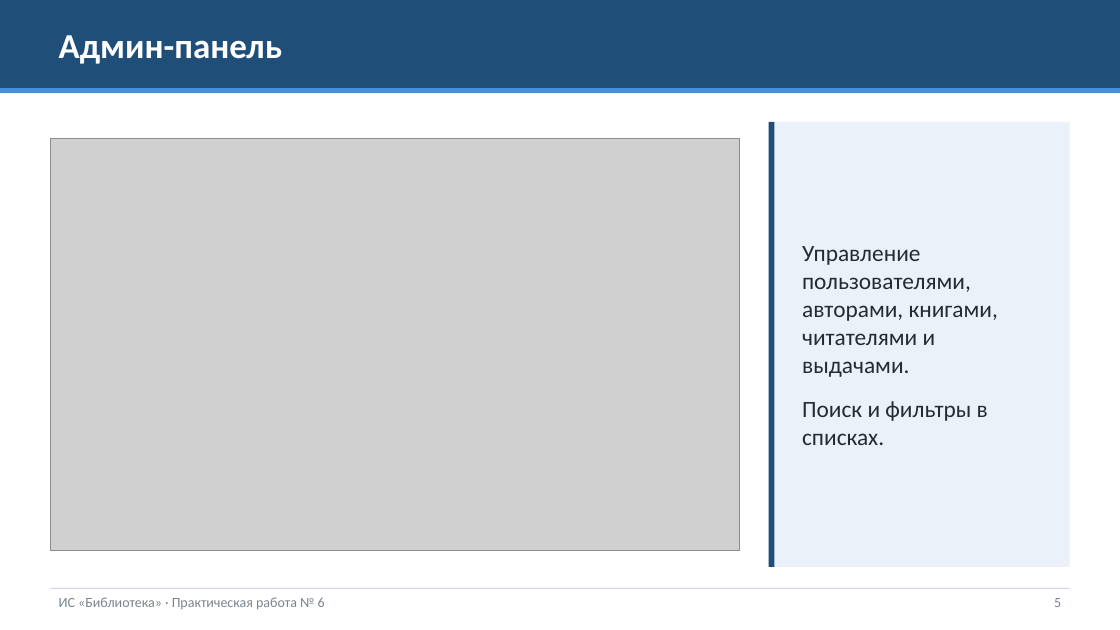
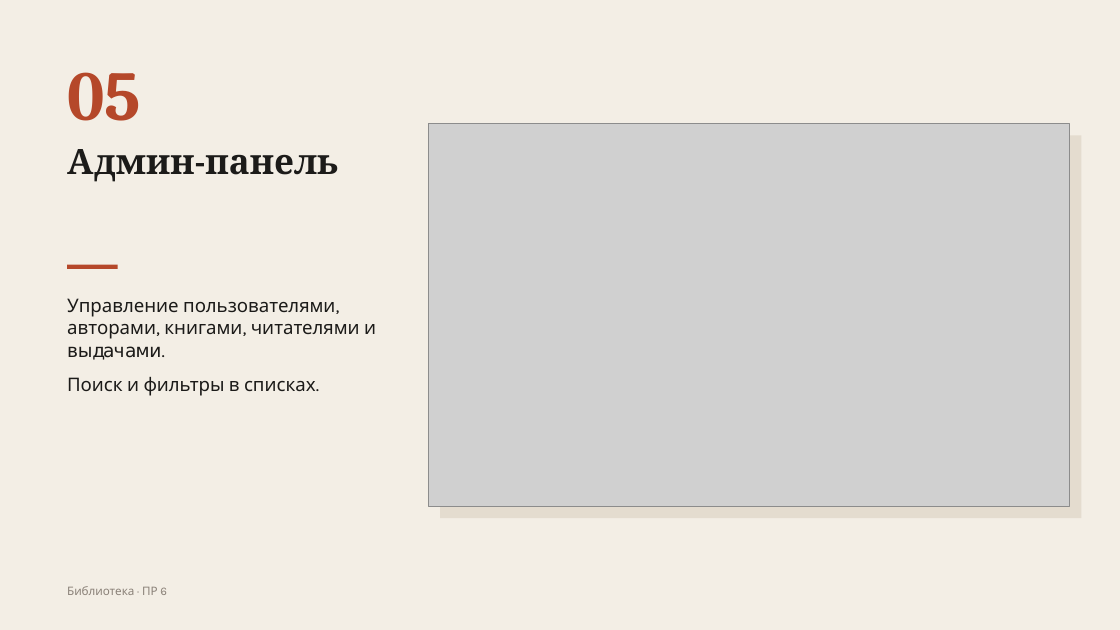
Before and after one commit to aaa111ws/MDK04.01-, a slide deck: slide 5 of pr6/Презентация.pptx. Drawn at 1120x630 pixels with LibreOffice and Linux fonts; fonts in the diff are those of the drawing; grey boxes stand for pictures. Boxes give left, top, right and bottom in pixels: in the first picture for what was removed or moved away, otherwise in the second. Text is boxed around its words. In the diff, an @@ line names an element or a change of style, - is before the commit and + after.

```diff
--- a/pr6/Презентация.pptx
+++ b/pr6/Презентация.pptx
@@ background #FFFFFF to #F3EEE5 @@
@@ rectangle removed at bbox=[0, 0, 1120, 88] @@
@@ rectangle removed at bbox=[0, 88, 1120, 93] @@
@@ text added at bbox=[67, 72, 141, 121], 60 pt, text #B5482A, bold @@
+05
@@ text "Админ-панель": place and size @@
-text "Админ-панель" at bbox=[59, 35, 282, 64]
+text "Админ-панель" at bbox=[67, 149, 338, 182]
@@ text "Админ-панель" at bbox=[67, 149, 338, 182]: font Calibri to Cambria, text colour #FFFFFF to #1C1B19; line spacing 1 to 0.95; vertical alignment middle to top @@
@@ picture: place and size @@
-picture at bbox=[50, 139, 739, 550]
+picture at bbox=[429, 124, 1070, 507]
@@ rectangle added at bbox=[440, 135, 1081, 518], fill #E4DCCF @@
@@ rectangle removed at bbox=[769, 122, 1070, 567] @@
@@ rectangle removed at bbox=[769, 122, 775, 567] @@
@@ rectangle added at bbox=[67, 265, 118, 269], fill #B5482A @@
@@ text "Управление пользователями, авторами, книгами, читателями ...": place and size @@
-text "Управление пользователями, авторами, книгами, читателями ..." at bbox=[802, 246, 998, 445]
+text "Управление пользователями, авторами, книгами, читателями ..." at bbox=[67, 298, 376, 396]
@@ text "Управление пользователями, авторами, книгами, читателями ..." at bbox=[67, 298, 376, 396]: size 20 to 16 pt, font Calibri to Karla, text colour #262B33 to #1C1B19; less space between paragraphs; vertical alignment middle to top @@
@@ rectangle removed at bbox=[50, 588, 1070, 589] @@
@@ text at bbox=[67, 586, 167, 595]: text changed; size 12 to 10 pt; font Calibri to Karla; text colour #7A8490 to #8A8178 @@
-ИС «Библиотека» · Практическая работа № 6
+Библиотека · ПР 6
@@ text removed at bbox=[1054, 598, 1061, 607] @@
-5
```
Also in this commit, not shown: 11 other slides changed.
